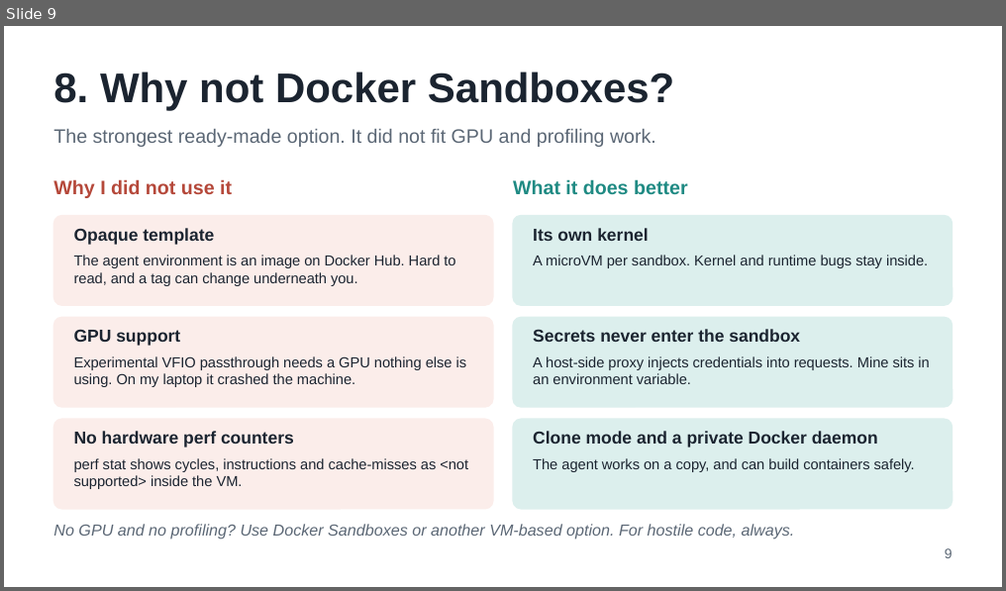
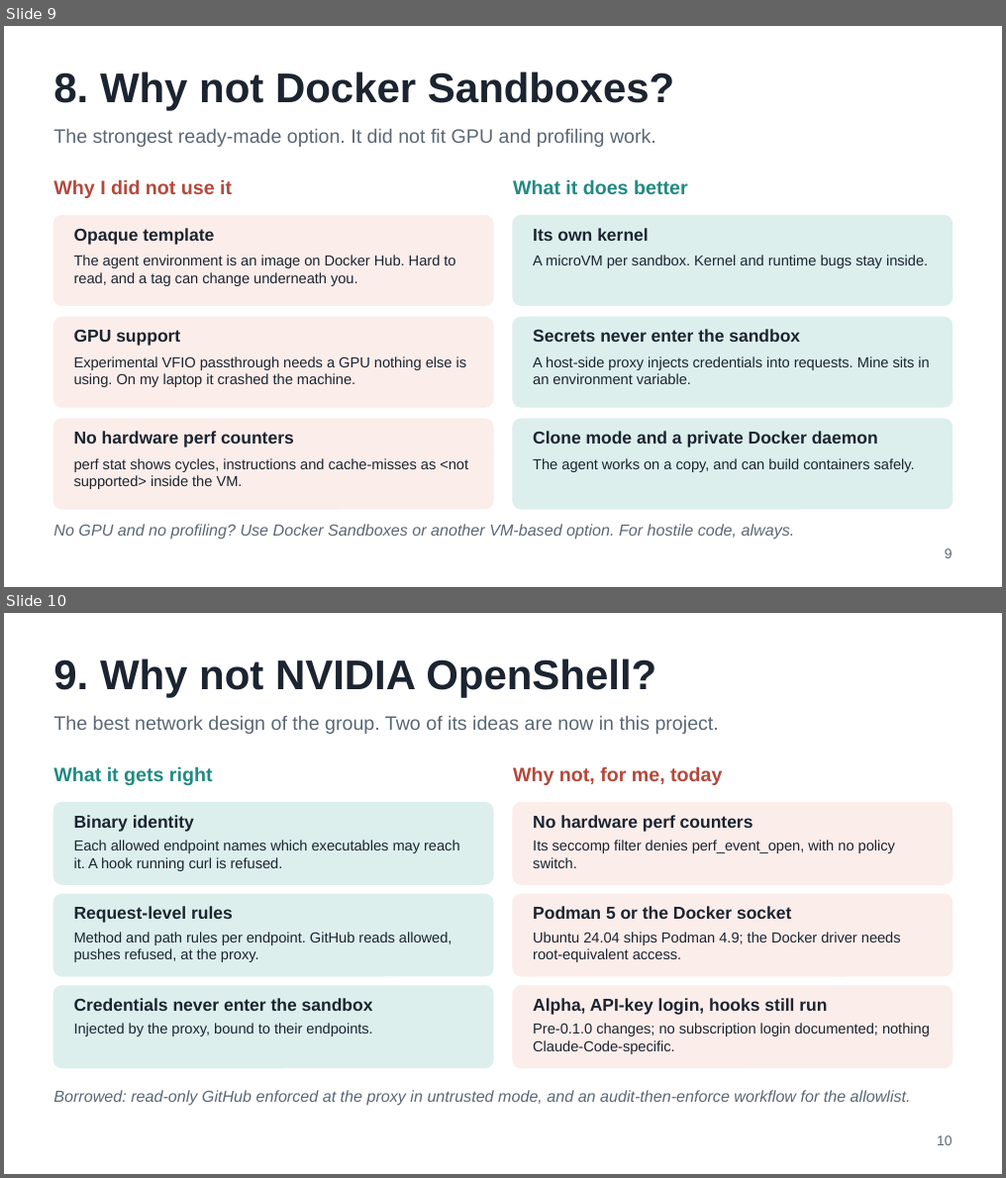
Before and after one commit to corwinjoy/agent-sandbox, a slide deck: slides/agent-sandbox-talk.odp. Shown one above the other, each under a label of ours: slide 9 before the commit, slides 9 and 10 after it. The pictures are 1006x591 and 1006x1178 pixels, drawn with LibreOffice and Linux fonts; fonts in the diff are those of the drawing. Boxes give left, top, right and bottom in pixels: in the first picture for what was removed or moved away, otherwise in the second. Text is boxed around its words. In the diff, an @@ line names an element or a change of style, - is before the commit and + after.

```diff
--- a/slides/agent-sandbox-talk.odp
+++ b/slides/agent-sandbox-talk.odp
@@ slide 10 added at bbox=[4, 613, 1002, 1174], background #FFFFFF @@
@@ text added at bbox=[54, 659, 656, 697], 30 pt, text #1B2430, bold @@
+9. Why not NVIDIA OpenShell?
@@ text added at bbox=[54, 716, 719, 734], 14 pt, text #5B6775 @@
+The best network design of the group. Two of its ideas are now in this project.
@@ text added at bbox=[54, 766, 213, 785], 14 pt, text #1F8A83, bold @@
+What it gets right
@@ text added at bbox=[513, 766, 722, 785], 14 pt, text #B5483A, bold @@
+Why not, for me, today
@@ rounded rectangle added at bbox=[54, 803, 493, 884], fill #DCEFED, outline #DCEFED 0.99 pt @@
@@ text added at bbox=[74, 815, 194, 832], 12.5 pt, text #1B2430, bold @@
+Binary identity
@@ rounded rectangle added at bbox=[513, 803, 952, 884], fill #FBEDEA, outline #FBEDEA 0.99 pt @@
@@ text added at bbox=[533, 815, 753, 832], 12.5 pt, text #1B2430, bold @@
+No hardware perf counters
@@ text added at bbox=[74, 840, 460, 871], 10.5 pt, text #1B2430 @@
+Each allowed endpoint names which executables may reach it. A hook running curl is refused.
@@ text added at bbox=[533, 840, 895, 868], 10.5 pt, text #1B2430 @@
+Its seccomp filter denies perf_event_open, with no policy switch.
@@ rounded rectangle added at bbox=[54, 894, 493, 976], fill #DCEFED, outline #DCEFED 0.99 pt @@
@@ text added at bbox=[74, 906, 233, 923], 12.5 pt, text #1B2430, bold @@
+Request-level rules
@@ rounded rectangle added at bbox=[513, 894, 952, 976], fill #FBEDEA, outline #FBEDEA 0.99 pt @@
@@ text added at bbox=[533, 906, 791, 919], 12.5 pt, text #1B2430, bold @@
+Podman 5 or the Docker socket
@@ text added at bbox=[74, 932, 452, 962], 10.5 pt, text #1B2430 @@
+Method and path rules per endpoint. GitHub reads allowed, pushes refused, at the proxy.
@@ text added at bbox=[533, 932, 901, 962], 10.5 pt, text #1B2430 @@
+Ubuntu 24.04 ships Podman 4.9; the Docker driver needs root-equivalent access.
@@ rounded rectangle added at bbox=[54, 986, 493, 1068], fill #DCEFED, outline #DCEFED 0.99 pt @@
@@ text added at bbox=[74, 998, 373, 1011], 12.5 pt, text #1B2430, bold @@
+Credentials never enter the sandbox
@@ rounded rectangle added at bbox=[513, 986, 952, 1068], fill #FBEDEA, outline #FBEDEA 0.99 pt @@
@@ text added at bbox=[533, 998, 827, 1015], 12.5 pt, text #1B2430, bold @@
+Alpha, API-key login, hooks still run
@@ text added at bbox=[74, 1023, 372, 1037], 10.5 pt, text #1B2430 @@
+Injected by the proxy, bound to their endpoints.
@@ text added at bbox=[533, 1023, 930, 1055], 10.5 pt, text #1B2430 @@
+Pre-0.1.0 changes; no subscription login documented; nothing Claude-Code-specific.
@@ text added at bbox=[54, 1090, 911, 1106], 11.5 pt, text #5B6775, italic @@
+Borrowed: read-only GitHub enforced at the proxy in untrusted mode, and an audit-then-enforce workflow for the allowlist.
@@ text added at bbox=[937, 1136, 952, 1146], 10 pt, text #5B6775 @@
+10
```
Also in this commit, not shown: 7 slides changed, 21 other files.
